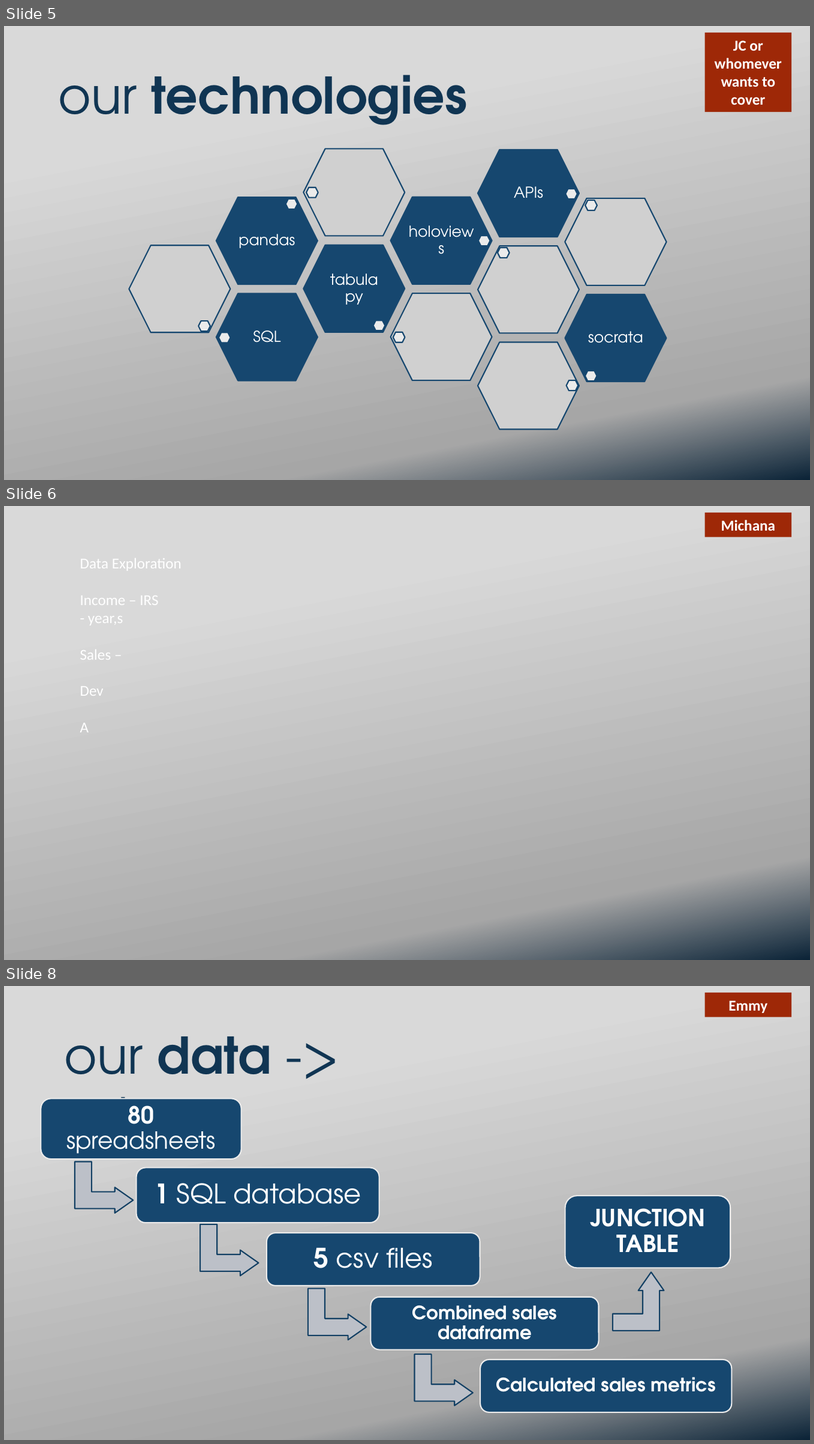
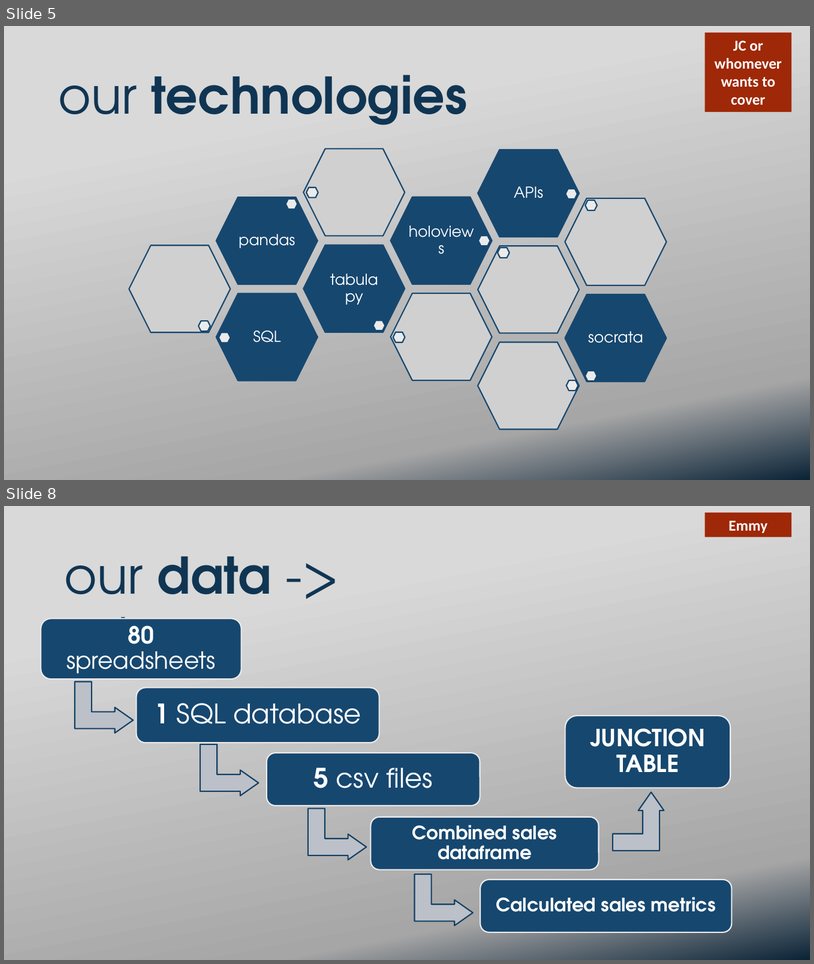
Before and after one commit to ekuo651/NYC-RE-Neighborhood-Trends, a slide deck: Presentation.pptx. Shown one above the other, each under a label of ours: slides 5, 6 and 8 before the commit, slides 5 and 8 after it; the slides between them are not shown. The pictures are 814x1444 and 814x964 pixels, drawn with LibreOffice and Linux fonts; fonts in the diff are those of the drawing; grey boxes stand for pictures; background and template pictures are left out. Boxes give left, top, right and bottom in pixels: in the first picture for what was removed or moved away, otherwise in the second. Text is boxed around its words. In the diff, an @@ line names an element or a change of style, - is before the commit and + after.

Commit message:
added and slightly reformatted data exploration and crime data slides

```diff
--- a/Presentation.pptx
+++ b/Presentation.pptx
@@ slide 6 removed at <box>4,506,810,960</box>, background picture (left out) @@
@@ rectangle removed at <box>705,513,792,537</box> @@
-Michana
@@ text removed at <box>80,555,182,732</box> @@
-Data Exploration
-Income – IRS
-- year,s
-Sales –
-Dev
-A
```
Also in this commit, not shown: 1 slide changed, 2 slides added, 1 other slide removed.
